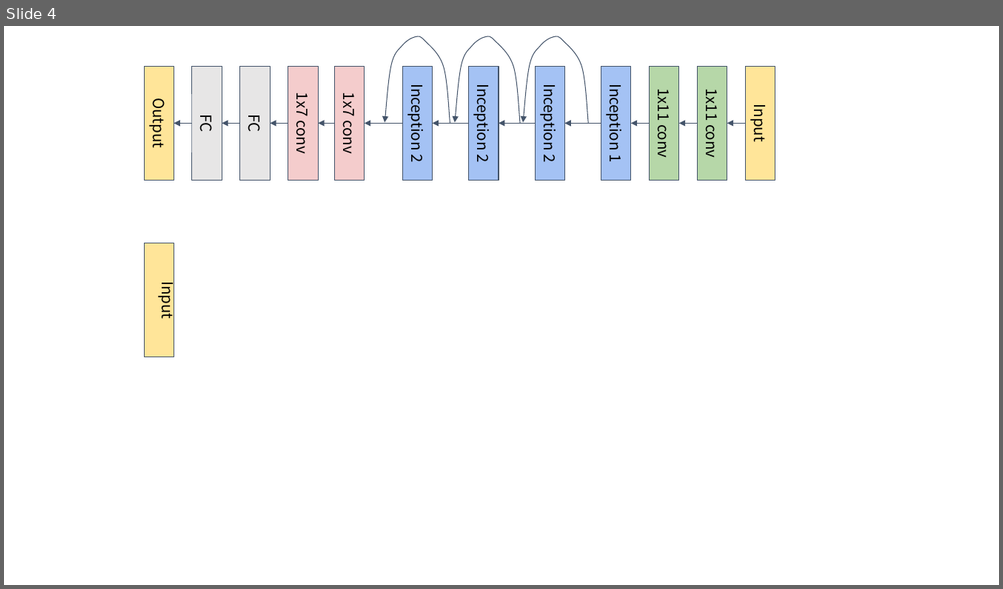
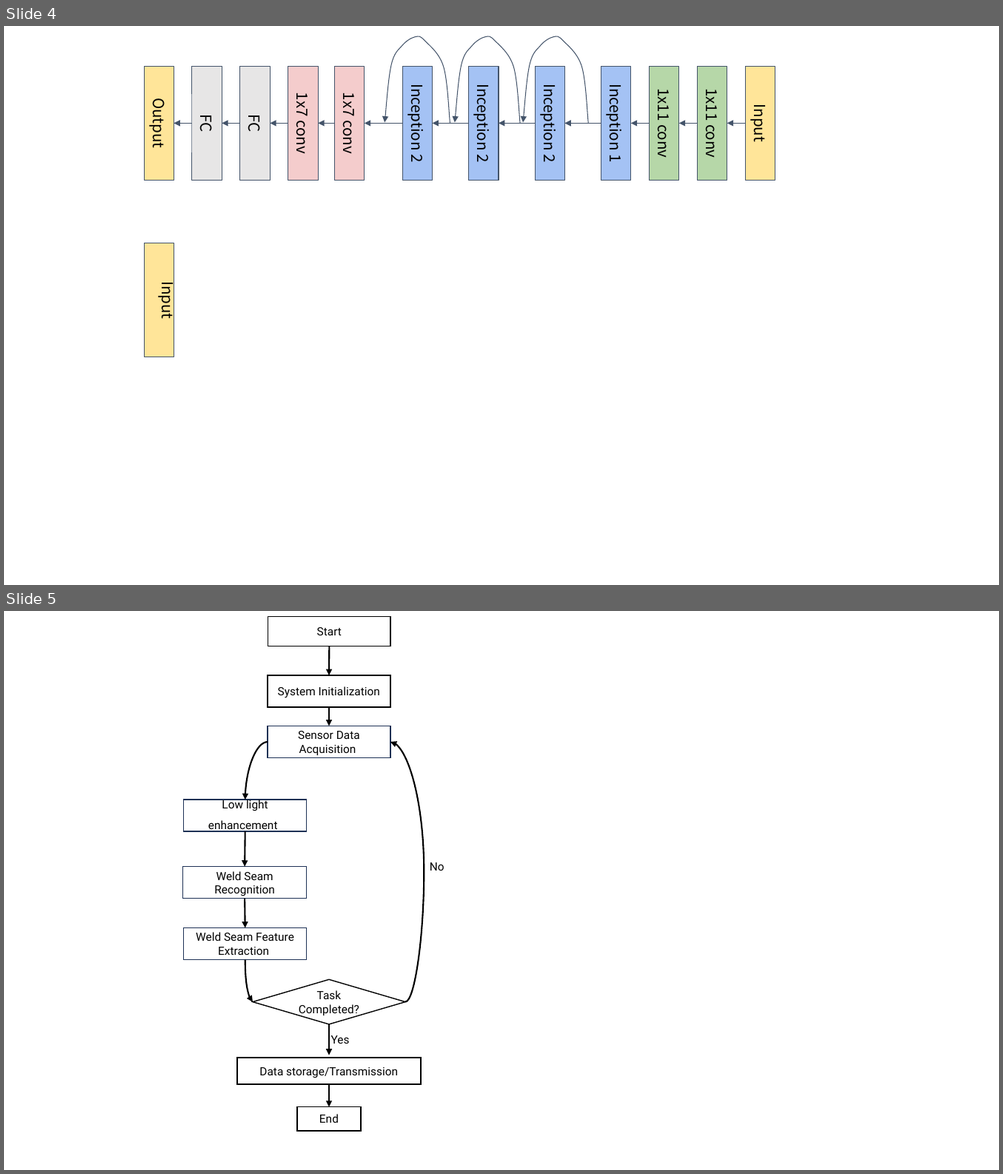
Before and after one commit to maskjoer/my-deep-learning-notes, a slide deck: My_papers/演示文稿1.pptx. Shown one above the other, each under a label of ours: slide 4 before the commit, slides 4 and 5 after it. The pictures are 1003x589 and 1003x1174 pixels, drawn with LibreOffice and Linux fonts; fonts in the diff are those of the drawing. Boxes give left, top, right and bottom in pixels: in the first picture for what was removed or moved away, otherwise in the second. Text is boxed around its words. In the diff, an @@ line names an element or a change of style, - is before the commit and + after.

```diff
--- a/My_papers/演示文稿1.pptx
+++ b/My_papers/演示文稿1.pptx
@@ slide 5 added at <box>4,611,999,1170</box>, background #FFFFFF @@
@@ rectangle added at <box>268,617,390,646</box>, fill #FFFFFF, outline #000000 1 pt, 11 pt, text #000000 @@
+Start
@@ arrow added from (330, 646) to (330, 675), #000000 1.5 pt @@
@@ rectangle added at <box>267,675,390,707</box>, fill #FFFFFF, outline #000000 1 pt, 11 pt, text #000000 @@
+System Initialization
@@ arrow added from (330, 707) to (330, 726), #000000 1.5 pt @@
@@ curved arrow added from (267, 742) to (245, 800), #000000 1.5 pt @@
@@ rectangle added at <box>267,726,390,758</box>, fill #FFFFFF, outline #1E3256 1 pt, 11 pt, text #000000 @@
+Sensor Data Acquisition
@@ curved arrow added from (405, 1002) to (390, 742), #000000 1.5 pt @@
@@ rectangle added at <box>184,800,306,832</box>, fill #FFFFFF, outline #1E3256 1 pt, 11 pt, text #000000 @@
+Low light enhancement
@@ arrow added from (245, 832) to (245, 867), #000000 1.5 pt @@
@@ rectangle added at <box>183,867,307,899</box>, fill #FFFFFF, outline #1E3256 1 pt, 11 pt, text #000000 @@
+Weld Seam Recognition
@@ text added at <box>430,863,444,871</box>, 11 pt, text #000000 @@
+No
@@ arrow added from (245, 899) to (245, 928), #000000 1.5 pt @@
@@ rectangle added at <box>184,928,306,960</box>, fill #FFFFFF, outline #1E3256 1 pt, 11 pt, text #000000 @@
+Weld Seam Feature Extraction
@@ curved arrow added from (245, 960) to (253, 1002), #000000 1.5 pt @@
@@ diamond added at <box>253,980,405,1025</box>, fill #FFFFFF, outline #000000 1 pt, 11 pt, text #000000 @@
+Task Completed?
@@ arrow added from (330, 1025) to (330, 1056), #000000 1.5 pt @@
@@ text added at <box>331,1036,350,1044</box>, 11 pt, text #000000 @@
+Yes
@@ rectangle added at <box>237,1058,421,1085</box>, fill #FFFFFF, outline #000000 1 pt, 11 pt, text #000000 @@
+Data storage/Transmission
@@ arrow added from (330, 1085) to (330, 1107), #000000 1.5 pt @@
@@ rectangle added at <box>297,1107,361,1131</box>, fill #FFFFFF, outline #000000 1 pt, 11 pt, text #000000 @@
+End
```
Also in this commit, not shown: 1 other slide added, 1 other file.
